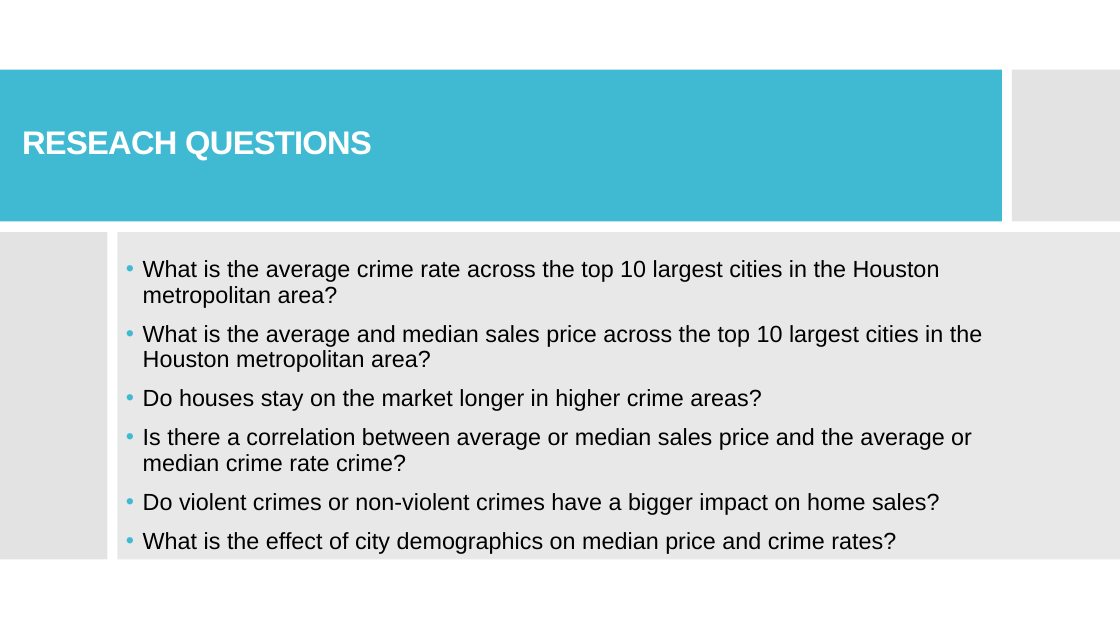
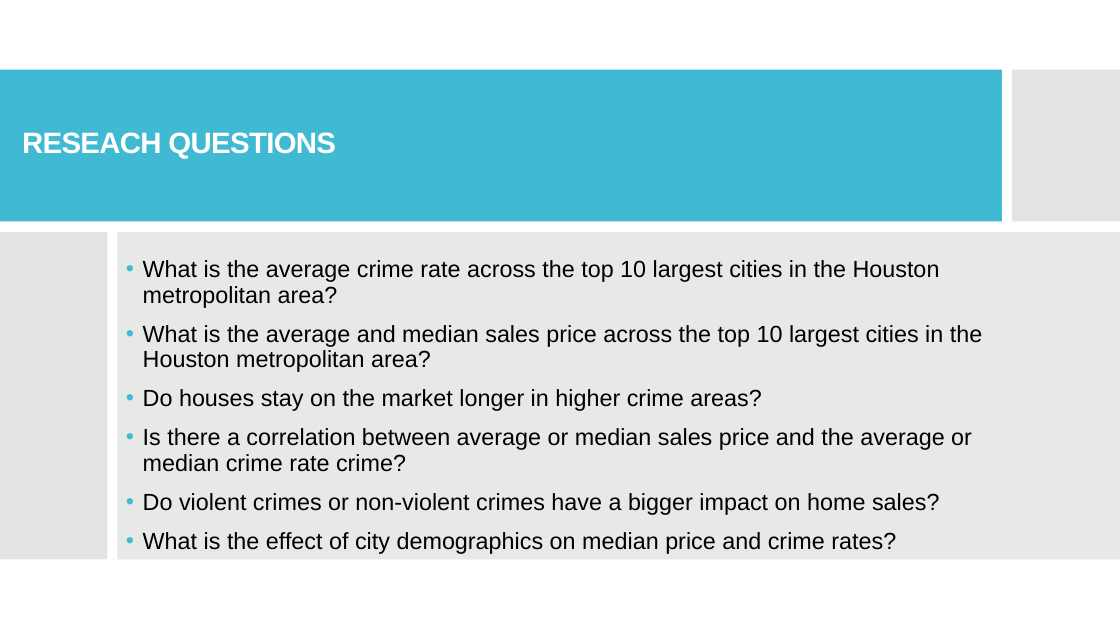
Before and after one commit to andresocorro/project_1, a slide deck: slide 4 of Presentation/final draft.pptx. Drawn at 1120x630 pixels with LibreOffice and Linux fonts; fonts in the diff are those of the drawing. Boxes give left, top, right and bottom in pixels: in the first picture for what was removed or moved away, otherwise in the second. Text is boxed around its words. In the diff, an @@ line names an element or a change of style, - is before the commit and + after.

```diff
--- a/Presentation/final draft.pptx
+++ b/Presentation/final draft.pptx
@@ title "RESEACH QUESTIONS" at (x1=22, y1=132, x2=336, y2=159): size 28 to 25.2 pt @@
```
Also in this commit, not shown: 7 other slides changed, 1 slide added.
